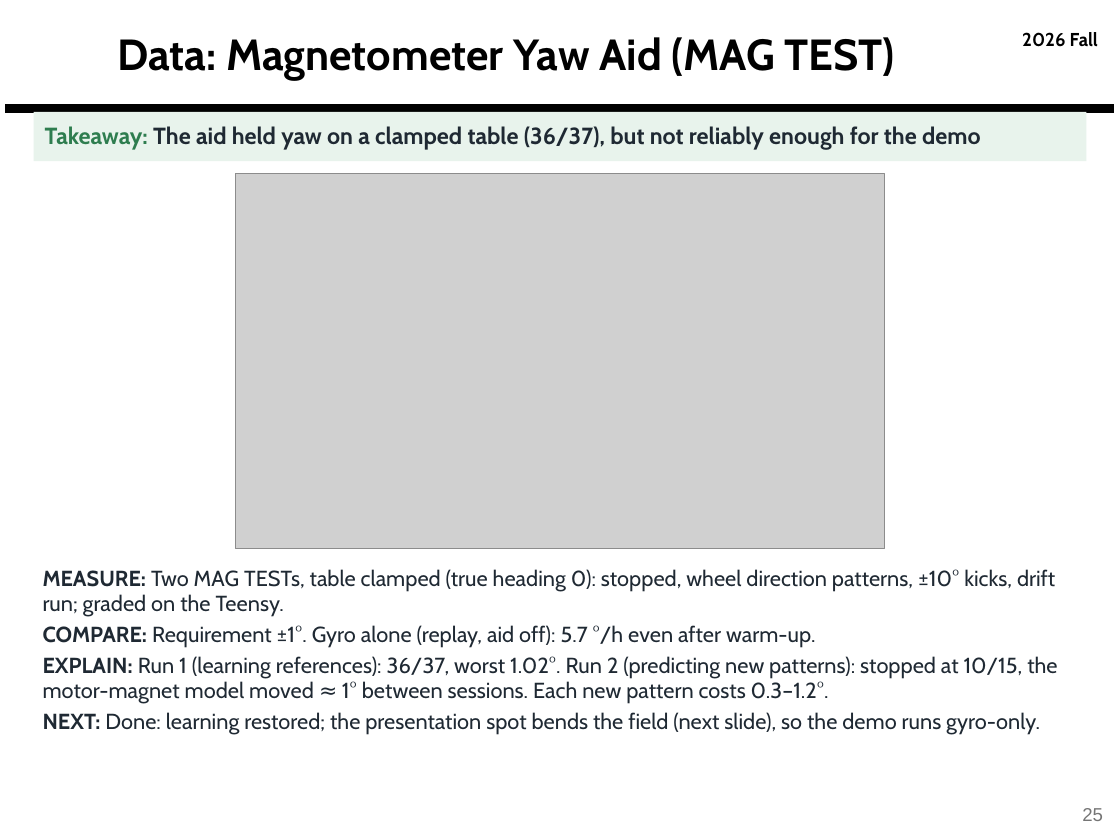
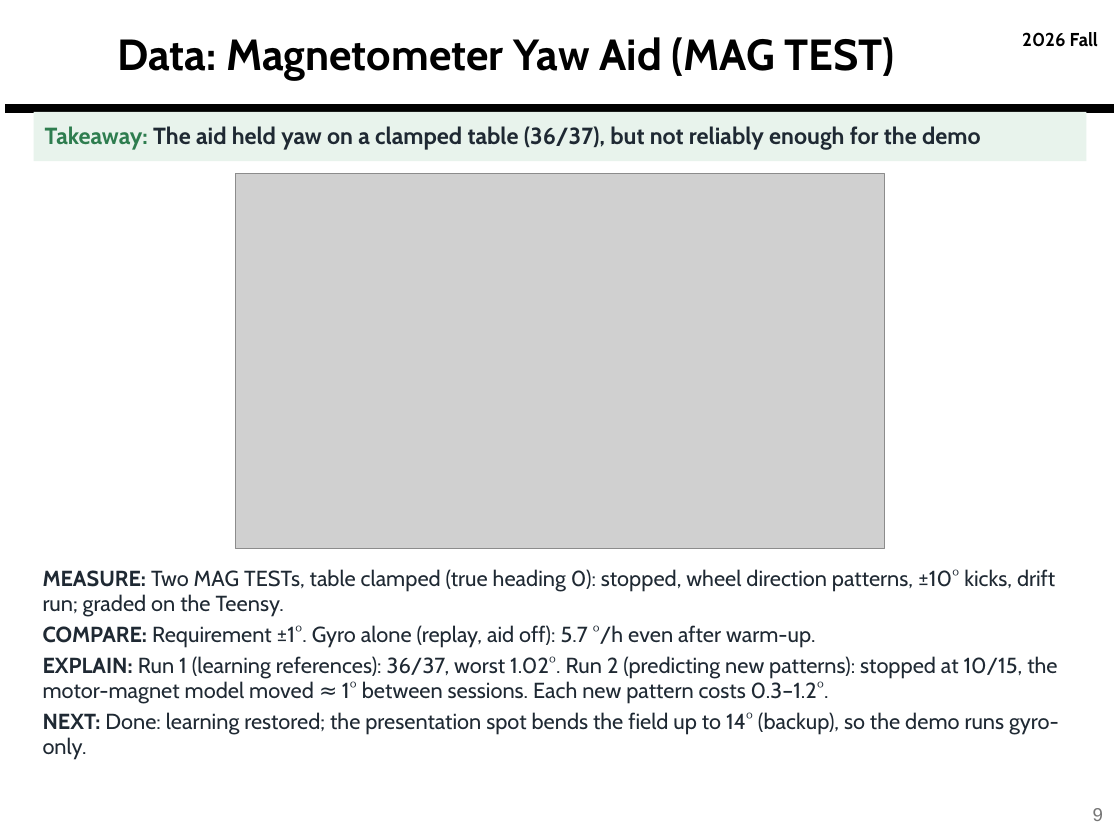
Before and after one commit to derek-weissinger-usafa/Astro-331-Lab-8, a slide deck: slide 9 of Reports/Astro 331 Lab 8_2_3 Body Final Pres.pptx (slide 25 before the commit). Drawn at 1120x840 pixels with LibreOffice and Linux fonts; fonts in the diff are those of the drawing; grey boxes stand for pictures; background and template pictures are left out. Boxes give left, top, right and bottom in pixels: in the first picture for what was removed or moved away, otherwise in the second. Text is boxed around its words. In the diff, an @@ line names an element or a change of style, - is before the commit and + after.

```diff
--- a/Reports/Astro 331 Lab 8_2_3 Body Final Pres.pptx
+++ b/Reports/Astro 331 Lab 8_2_3 Body Final Pres.pptx
@@ text at [43,712,1059,759]: text changed @@
-NEXT: Done: learning restored; the presentation spot bends the field (next slide), so the demo runs gyro-only.
+NEXT: Done: learning restored; the presentation spot bends the field up to 14° (backup), so the demo runs gyro-only.
@@ page number at [1093,808,1103,821]: text changed @@
-25
+9
```
Also in this commit, not shown: 13 other slides changed, 2 slides added, 1 other file.
